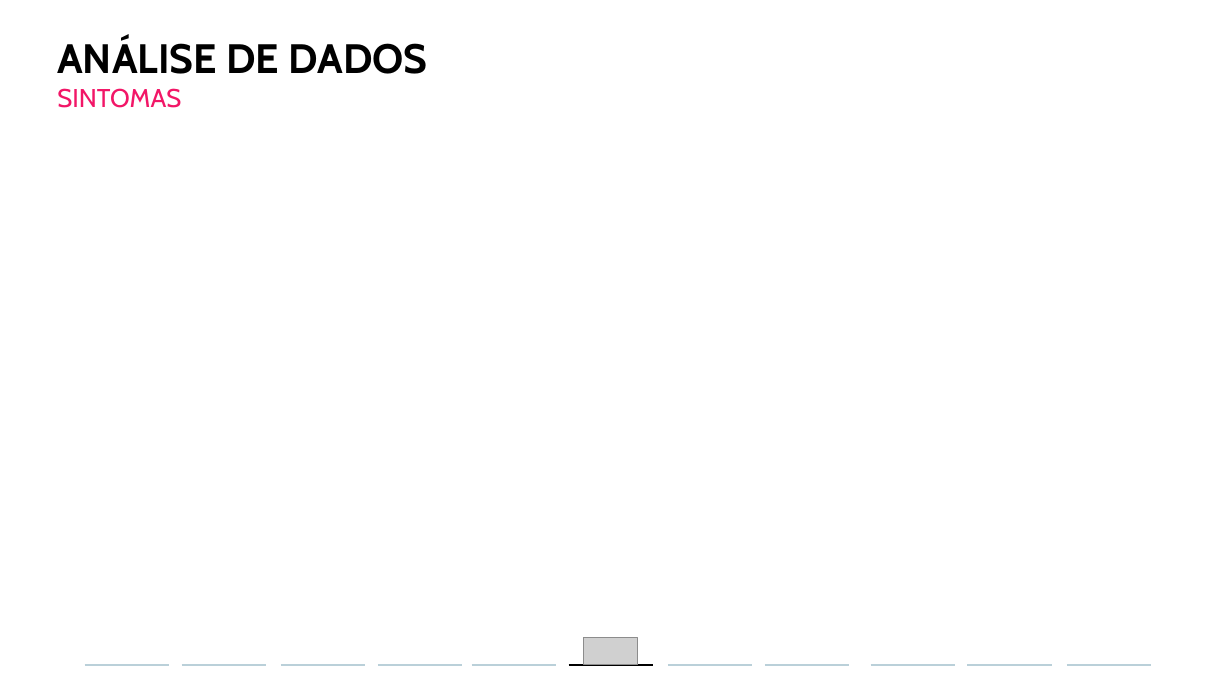
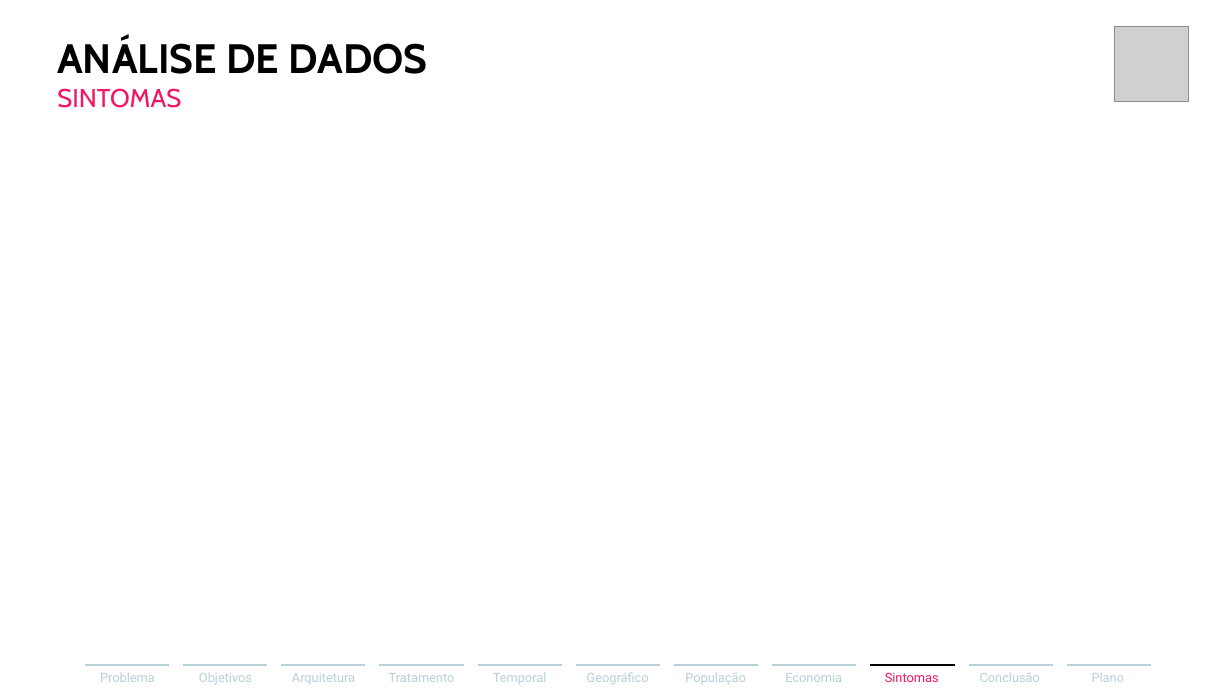
Before and after one commit to luishrufino/bigdata_covid, a slide deck: slide 10 of Relatório de Resultados.pptx. Drawn at 1232x693 pixels with LibreOffice and Linux fonts; fonts in the diff are those of the drawing; grey boxes stand for pictures. Boxes give left, top, right and bottom in pixels: in the first picture for what was removed or moved away, otherwise in the second. Text is boxed around its words. In the diff, an @@ line names an element or a change of style, - is before the commit and + after.

Commit message:
Análise temporal add

```diff
--- a/Relatório de Resultados.pptx
+++ b/Relatório de Resultados.pptx
@@ picture added at [1115,27,1189,102] @@
@@ picture removed at [584,638,638,665] @@
@@ text added at [100,673,155,682], 10 pt, text #BAD0D9 @@
+Problema
@@ text added at [199,673,252,685], 10 pt, text #BAD0D9 @@
+Objetivos
@@ text added at [292,673,355,684], 10 pt, text #BAD0D9 @@
+Arquitetura
@@ text added at [389,673,455,682], 10 pt, text #BAD0D9 @@
+Tratamento
@@ line moved from (471, 665) - (556, 665) to (478, 665) - (562, 665) @@
@@ text added at [493,673,547,684], 10 pt, text #BAD0D9 @@
+Temporal
@@ line moved from (568, 665) - (653, 665) to (576, 665) - (660, 665) @@
@@ line (576, 665) - (660, 665): stroke #000000 1.5 pt to #BAD0D9 1.5 pt @@
@@ text added at [587,672,649,685], 10 pt, text #BAD0D9 @@
+Geográfico
@@ line moved from (668, 665) - (752, 665) to (674, 665) - (759, 665) @@
@@ text added at [685,673,746,685], 10 pt, text #BAD0D9 @@
+População
@@ line moved from (765, 665) - (849, 665) to (773, 665) - (857, 665) @@
@@ text added at [785,673,842,682], 10 pt, text #BAD0D9 @@
+Economia
@@ line (871, 665) - (955, 665): stroke #BAD0D9 1.5 pt to #000000 1.5 pt @@
@@ text added at [885,672,939,682], 10 pt, text #F21667 @@
+Sintomas
@@ text added at [980,673,1040,682], 10 pt, text #BAD0D9 @@
+Conclusão
@@ text added at [1092,673,1124,682], 10 pt, text #BAD0D9 @@
+Plano
```
Also in this commit, not shown: 4 other slides changed, 6 slides added, 5 slides removed, 3 other files.
